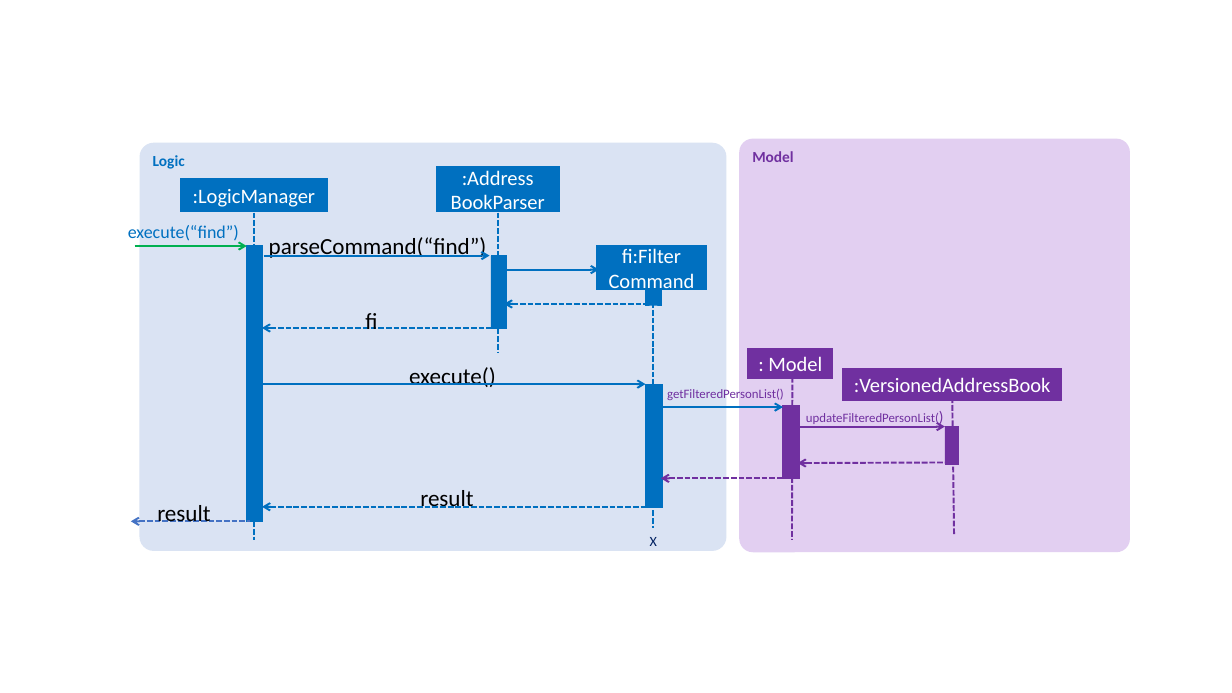
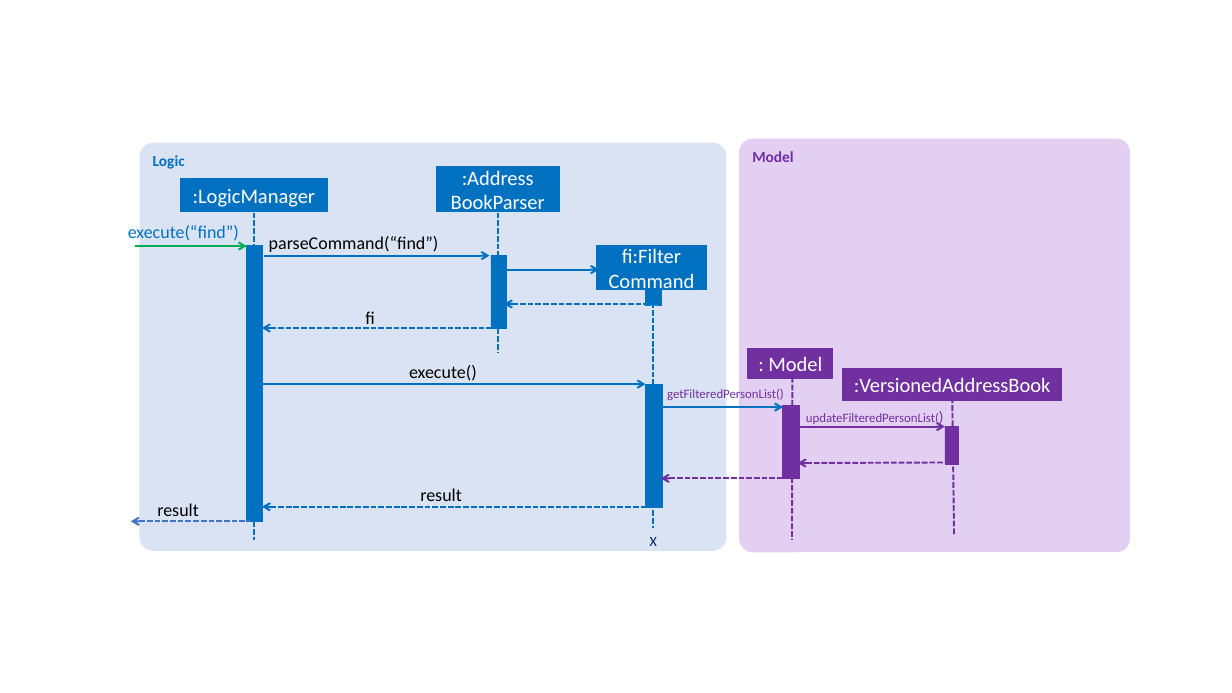
Before and after one commit to wm28/main, a slide deck: slide 1 of docs/diagrams/FindSequenceDiagram.pptx. Drawn at 1232x693 pixels with LibreOffice and Linux fonts; fonts in the diff are those of the drawing. Boxes give left, top, right and bottom in pixels: in the first picture for what was removed or moved away, otherwise in the second. Text is boxed around its words. In the diff, an @@ line names an element or a change of style, - is before the commit and + after.

Commit message:
Modified FindSequenceDiagram

```diff
--- a/docs/diagrams/FindSequenceDiagram.pptx
+++ b/docs/diagrams/FindSequenceDiagram.pptx
@@ size 18 to 14 pt in 5 elements at (157, 503, 199, 521), (420, 488, 462, 507), (269, 236, 439, 252), (409, 365, 477, 384), (365, 311, 375, 329) @@
```
Also in this commit, not shown: 1 other file.
